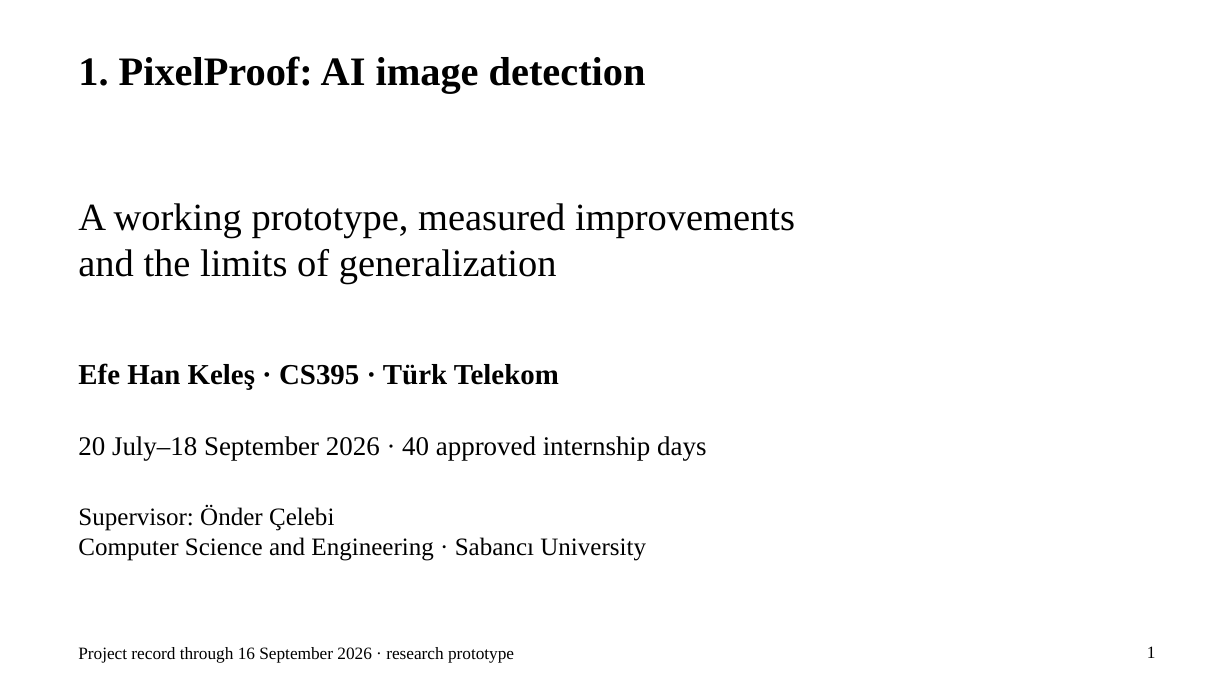
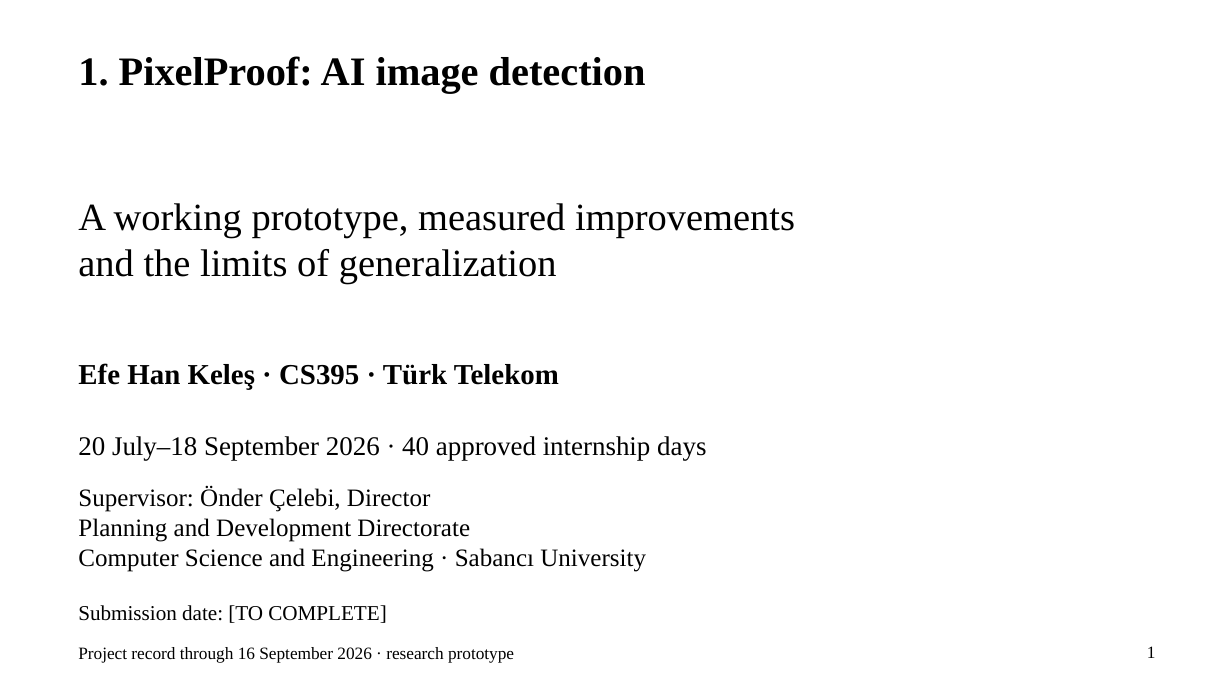
Before and after one commit to EfeHanKeles346/ai-image-detector, a slide deck: slide 1 of rapor/final_2026/deliverables/CS395_Presentation_EfeHan_Keles_25September2026.pptx. Drawn at 1232x693 pixels with LibreOffice and Linux fonts; fonts in the diff are those of the drawing. Boxes give left, top, right and bottom in pixels: in the first picture for what was removed or moved away, otherwise in the second. Text is boxed around its words. In the diff, an @@ line names an element or a change of style, - is before the commit and + after.

Commit message:
docs: confirm supervisor title and defer submission dates

```diff
--- a/rapor/final_2026/deliverables/CS395_Presentation_EfeHan_Keles_25September2026.pptx
+++ b/rapor/final_2026/deliverables/CS395_Presentation_EfeHan_Keles_25September2026.pptx
@@ text "Supervisor: Önder Çelebi, Director" moved from (x1=78, y1=505, x2=646, y2=561) to (x1=78, y1=486, x2=646, y2=572) @@
@@ text at (x1=78, y1=486, x2=470, y2=542): text changed @@
-Supervisor: Önder Çelebi
+Supervisor: Önder Çelebi, Director
+Planning and Development Directorate
@@ text added at (x1=78, y1=605, x2=386, y2=623), 16.5 pt, text #000000 @@
+Submission date: [TO COMPLETE]
```
Also in this commit, not shown: 20 other files.
